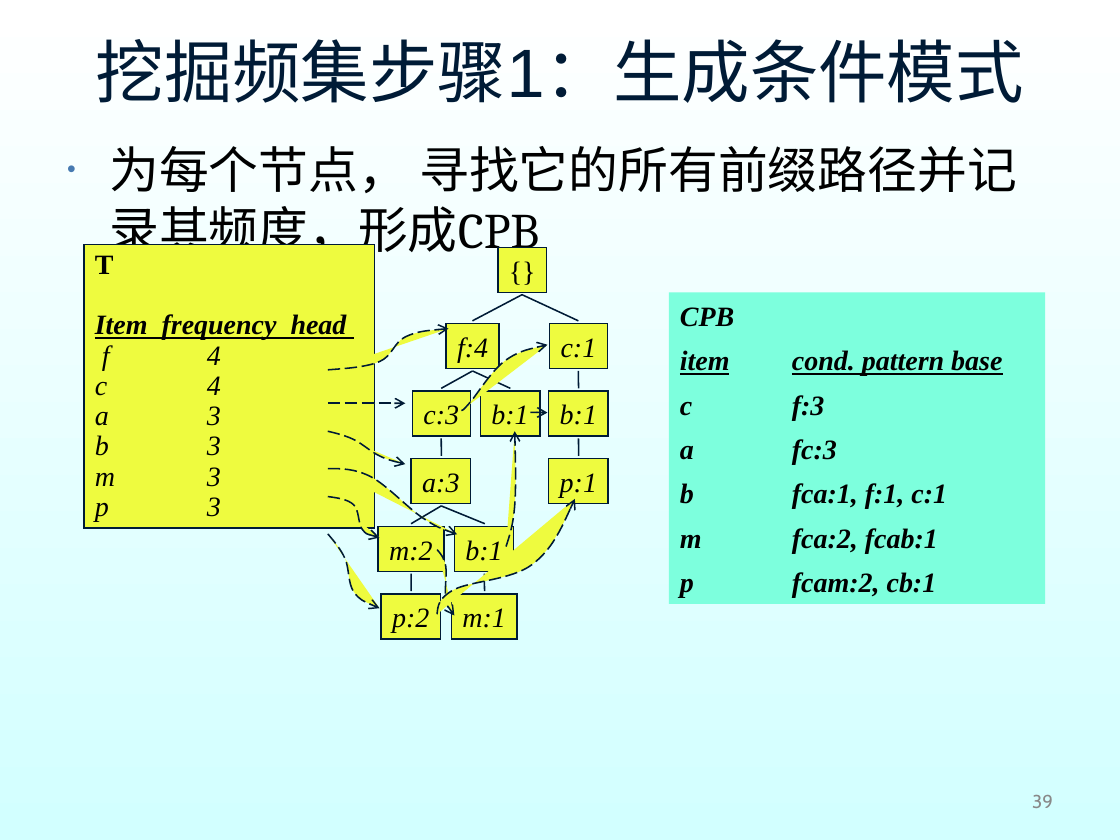
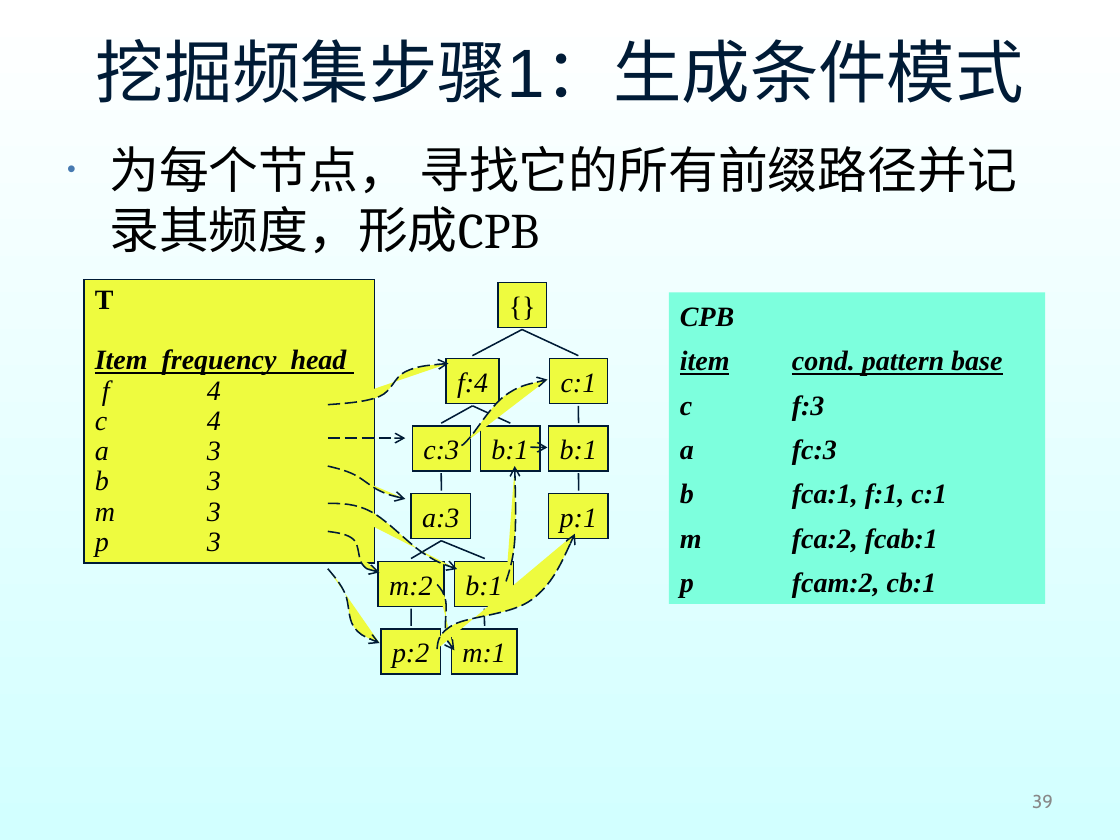
Before and after one commit to shfkuang/shfkuang.github.io, a slide deck: slide 39 of dm/ch3.3.ppt. Drawn at 1120x840 pixels with LibreOffice and Linux fonts; fonts in the diff are those of the drawing; background and template pictures are left out. Boxes give left, top, right and bottom in pixels: in the first picture for what was removed or moved away, otherwise in the second. Text is boxed around its words. In the diff, an @@ line names an element or a change of style, - is before the commit and + after.

```diff
--- a/dm/ch3.3.ppt
+++ b/dm/ch3.3.ppt
@@ 13 rectangles, 11 lines, 10 freeform shapes, 1 arrow: place and size @@
-13 rectangles, 11 lines, 10 freeform shapes, 1 arrow at box(84, 244, 608, 638)
+13 rectangles, 11 lines, 10 freeform shapes, 1 arrow at box(84, 279, 608, 673)
```
Also in this commit, not shown: 3 other slides changed, 1 other file.
